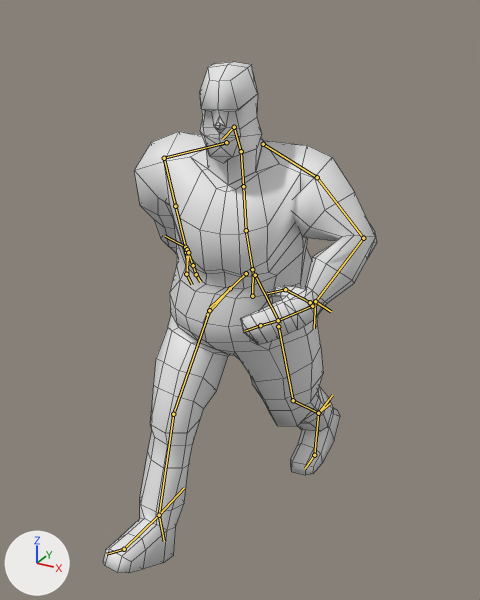
Two versions of the Blender file trunk/data/blender/bob/bob.blend, one commit apart.
The view is the same before and after, from a camera (50 mm lens) standing at (2.28, -4.15, 4.04) and looking at (0.02, -0.04, 1.99). Lighting does not change. The marker at lower left points along +X, +Y and +Z. Both versions are drawn at the pose saved in each file; the numbers are the values there. The bones that bend it are drawn over the model as lines. Mesh edges are drawn as thin lines.

In view in the first picture: 'LowresBody', 'LowresHead'.
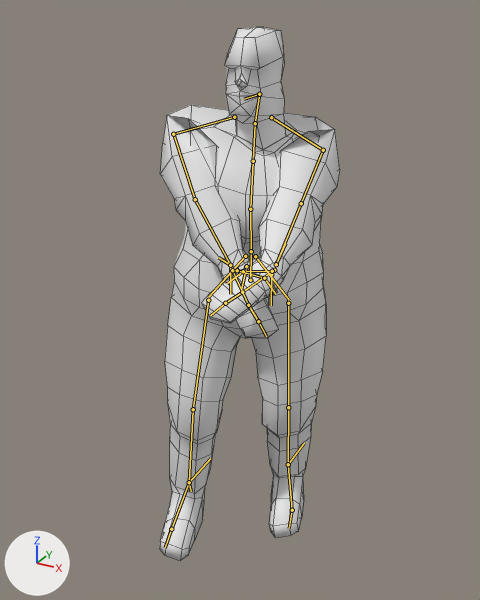
Location of each change, (x1, y1, x2, y2) in pixels of the pictures (480 x 600 px):
'LowresBody', posed (34% narrower)
    before: (103, 131, 377, 573)
    after: (160, 105, 340, 561)
'LowresHead', posed
    before: (200, 62, 263, 185)
    after: (225, 27, 286, 150)
bone 'IK_Arm.R', root to tip
    before: (315, 301) to (314, 328)
    after: (271, 274) to (271, 305)
bone 'IK_Foot.R', root to tip
    before: (318, 413) to (332, 395)
    after: (288, 464) to (304, 442)
bone 'IK_Arm.L', root to tip
    before: (186, 252) to (187, 274)
    after: (230, 265) to (230, 294)
bone 'IK_Foot.L', root to tip
    before: (159, 515) to (184, 488)
    after: (189, 482) to (210, 458)
bone 'Base', root to tip
    before: (252, 296) to (253, 269)
    after: (250, 280) to (251, 252)
bone 'Toes.R', root to tip
    before: (314, 455) to (305, 468)
    after: (292, 510) to (289, 528)
bone 'Shoulder.R', root to tip
    before: (263, 144) to (317, 177)
    after: (271, 117) to (323, 150)
bone 'Head', root to tip
    before: (234, 127) to (222, 139)
    after: (259, 94) to (244, 99)

The edits, one by one:
Bone 'IK_Arm.R' (bone_ik_arm_r) moves from (-0.841, 1.005, -0.468) to (-0.952, 0.676, -0.922).
Bone 'IK_Foot.R' (bone_ik_foot_r) moves from (0.0, 0.928, 0.105) to (0.0, 0.228, -0.014).
Bone 'IK_Arm.L' (bone_ik_arm_l) moves from (0.86, 1.147, 0.266) to (1.897, 0.725, -0.791).
Bone 'IK_Foot.L' (bone_ik_foot_l) moves from (0.0, -0.857, 0.019) to (0.0, -0.417, 0.017).
Bone 'Base' (bone_base) moves from (0.0, -0.244, 0.072) to (0.0, -0.09, 0.111).
Bone 'Base' (bone_base) turns from (0, 0, 0) to (-7, 23, 0) degrees about its own x, y and z.
Bone 'Toes.R' (bone_toes_r) turns from (27, -1, 0) to (-2, 9, -5) degrees about its own x, y and z.
Bone 'Shoulder.R' (bone_shoulder_r) turns from (0, 0, 0) to (-8, 8, -22) degrees about its own x, y and z.
Bone 'Head' (bone_head) turns from (3, 0, 0) to (4, -2, 31) degrees about its own x, y and z.
